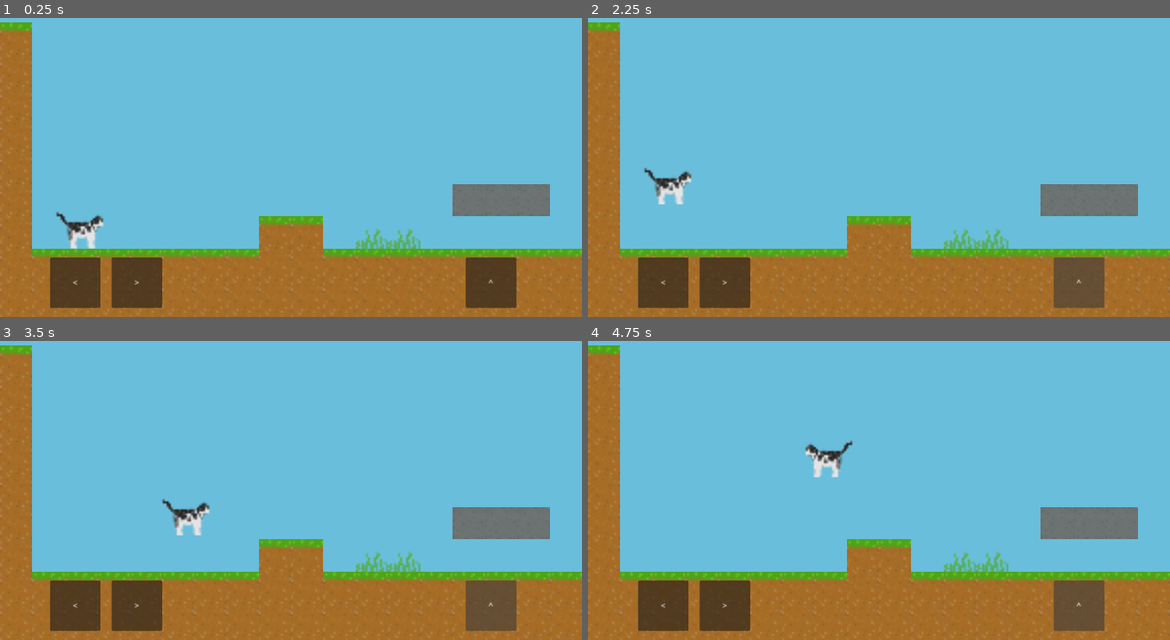
Above: before the commit, frames 1-4 (two rows, left to right).
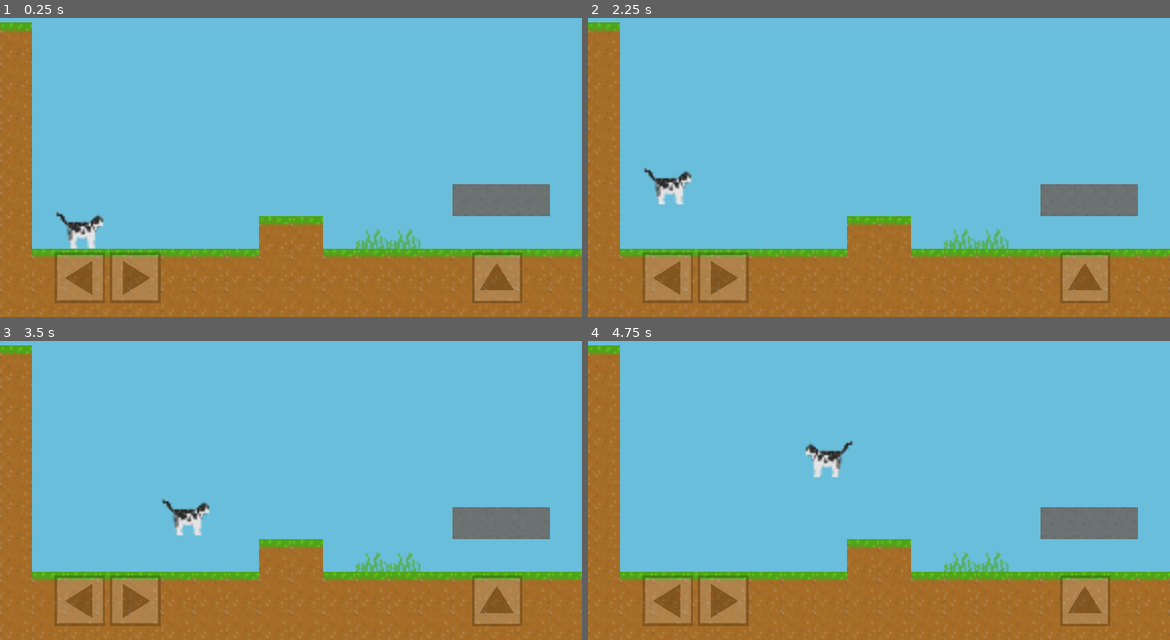
Above: after the commit, the same moments.

Repository: smartshark27/cat-former
Game: Godot game, scene res://scenes/main.tscn
Two runs of this game, one before a commit and one after it. Both use one fixed random seed, a clock stepped at 60 frames per second and the inputs below.
Inputs (mouse positions are in pixels of both pictures, inside the frame that each line leads up to):
- Up to frame 1 (0.25 s): no input
- Up to frame 2 (2.25 s): click (663, 284) at 0.5 s, where only the run before the commit has a clickable "<"; click (727, 284) at 1.25 s, where only the run before the commit has a clickable ">"; click (1076, 284) at 2 s, where only the run before the commit has a clickable "^"
- Up to frame 3 (3.5 s): hold Right (right) from 2.78 s (still down); tap Space (jump) at 2.85, 3.02, 3.32 s
- Up to frame 4 (4.75 s): tap Space (jump) at 3.6, 3.77, 4.07, 4.35 s; release Right (right) at 4.28 s; hold Left (left) from 4.28 s (still down)

The runs differ from the first frame. In frame 1, 5.1% of the frame differs, in the area x 8-90%, y 78-98%; in frame 2, 5.1%; in frame 3, 5.1%; in frame 4, 5.1%.

Commit message:
Fix touch controls

Diff:
--- a/project/project.godot
+++ b/project/project.godot
@@ -24,11 +24,13 @@
 left={
 "deadzone": 0.5,
 "events": [Object(InputEventKey,"resource_local_to_scene":false,"resource_name":"","device":0,"window_id":0,"alt_presse …(194 unchanged characters)…
+, Object(InputEventKey,"resource_local_to_scene":false,"resource_name":"","device":-1,"window_id":0,"alt_pressed":false,"shift_pressed":false,"ctrl_pressed":false,"meta_pressed":false,"pressed":false,"keycode":0,"physical_keycode":65,"key_label":0,"unicode":97,"location":0,"echo":false,"script":null)
 ]
 }
 right={
 "deadzone": 0.5,
 "events": [Object(InputEventKey,"resource_local_to_scene":false,"resource_name":"","device":0,"window_id":0,"alt_presse …(194 unchanged characters)…
+, Object(InputEventKey,"resource_local_to_scene":false,"resource_name":"","device":0,"window_id":0,"alt_pressed":false,"shift_pressed":false,"ctrl_pressed":false,"meta_pressed":false,"pressed":false,"keycode":0,"physical_keycode":68,"key_label":0,"unicode":0,"location":0,"echo":false,"script":null)
 ]
 }
 jump={
@@ -37,6 +39,10 @@
 ]
 }
 
+[input_devices]
+
+pointing/emulate_touch_from_mouse=true
+
 [rendering]
 
 renderer/rendering_method="gl_compatibility"
--- a/project/scenes/main.tscn
+++ b/project/scenes/main.tscn
@@ -1,9 +1,10 @@
-[gd_scene load_steps=12 format=4 uid="uid://c3cptt02ppd05"]
+[gd_scene load_steps=16 format=4 uid="uid://c3cptt02ppd05"]
 
 [ext_resource type="Texture2D" uid="uid://dk6q1tnlp7fmn" path="res://art/Cat_Frames.png" id="1_43pfp"]
 [ext_resource type="Texture2D" uid="uid://byylxrsao6gi4" path="res://art/Tile_Set.png" id="2_0ln7u"]
 [ext_resource type="Script" path="res://scripts/player.gd" id="2_tdud7"]
 [ext_resource type="Script" path="res://scripts/touch_screen_controls.gd" id="4_6xfdp"]
+[ext_resource type="Texture2D" uid="uid://dixgvuly68g38" path="res://art/DirectionalButton.png" id="5_xopyv"]
 
 [sub_resource type="TileSetAtlasSource" id="TileSetAtlasSource_6k5um"]
 texture = ExtResource("2_0ln7u")
@@ -53,6 +54,15 @@
 [sub_resource type="RectangleShape2D" id="RectangleShape2D_t4emr"]
 size = Vector2(64, 63)
 
+[sub_resource type="RectangleShape2D" id="RectangleShape2D_6no27"]
+size = Vector2(100, 100)
+
+[sub_resource type="RectangleShape2D" id="RectangleShape2D_f5xi4"]
+size = Vector2(100, 100)
+
+[sub_resource type="RectangleShape2D" id="RectangleShape2D_exn33"]
+size = Vector2(100, 100)
+
 [node name="Main" type="Node2D"]
 
 [node name="Background" type="ColorRect" parent="."]
@@ -79,35 +89,35 @@
 shape = SubResource("RectangleShape2D_t4emr")
 
 [node name="TouchScreenControls" type="Node2D" parent="."]
+modulate = Color(1, 1, 1, 0.203922)
 script = ExtResource("4_6xfdp")
 
-[node name="LeftButton" type="Button" parent="TouchScreenControls"]
-offset_left = 99.0
-offset_top = 530.0
-offset_right = 199.0
-offset_bottom = 630.0
-focus_mode = 0
-text = "<"
+[node name="LeftButton" type="TouchScreenButton" parent="TouchScreenControls"]
+position = Vector2(108, 520)
+texture_normal = ExtResource("5_xopyv")
+shape = SubResource("RectangleShape2D_6no27")
+passby_press = true
+visibility_mode = 1
 
-[node name="RightButton" type="Button" parent="TouchScreenControls"]
-offset_left = 221.0
-offset_top = 530.0
-offset_right = 321.0
-offset_bottom = 630.0
-focus_mode = 0
-text = ">"
+[node name="RightButton" type="TouchScreenButton" parent="TouchScreenControls"]
+position = Vector2(318, 520)
+scale = Vector2(-1, 1)
+texture_normal = ExtResource("5_xopyv")
+shape = SubResource("RectangleShape2D_f5xi4")
+passby_press = true
+visibility_mode = 1
 
-[node name="JumpButton" type="Button" parent="TouchScreenControls"]
-offset_left = 922.0
-offset_top = 530.0
-offset_right = 1022.0
-offset_bottom = 630.0
-focus_mode = 0
-text = "^"
+[node name="JumpButton" type="TouchScreenButton" parent="TouchScreenControls"]
+position = Vector2(1034, 520)
+rotation = 1.5708
+texture_normal = ExtResource("5_xopyv")
+shape = SubResource("RectangleShape2D_exn33")
+passby_press = true
+visibility_mode = 1
 
-[connection signal="button_down" from="TouchScreenControls/LeftButton" to="TouchScreenControls" method="_on_left_button_button_down"]
-[connection signal="button_up" from="TouchScreenControls/LeftButton" to="TouchScreenControls" method="_on_left_button_button_up"]
-[connection signal="button_down" from="TouchScreenControls/RightButton" to="TouchScreenControls" method="_on_right_button_button_down"]
-[connection signal="button_up" from="TouchScreenControls/RightButton" to="TouchScreenControls" method="_on_right_button_button_up"]
-[connection signal="button_down" from="TouchScreenControls/JumpButton" to="TouchScreenControls" method="_on_jump_button_button_down"]
-[connection signal="button_up" from="TouchScreenControls/JumpButton" to="TouchScreenControls" method="_on_jump_button_button_up"]
+[connection signal="pressed" from="TouchScreenControls/LeftButton" to="TouchScreenControls" method="_on_left_button_pressed"]
+[connection signal="released" from="TouchScreenControls/LeftButton" to="TouchScreenControls" method="_on_left_button_released"]
+[connection signal="pressed" from="TouchScreenControls/RightButton" to="TouchScreenControls" method="_on_right_button_pressed"]
+[connection signal="released" from="TouchScreenControls/RightButton" to="TouchScreenControls" method="_on_right_button_released"]
+[connection signal="pressed" from="TouchScreenControls/JumpButton" to="TouchScreenControls" method="_on_jump_button_pressed"]
+[connection signal="released" from="TouchScreenControls/JumpButton" to="TouchScreenControls" method="_on_jump_button_released"]
--- a/project/scripts/touch_screen_controls.gd
+++ b/project/scripts/touch_screen_controls.gd
@@ -1,31 +1,25 @@
 extends Node2D
 
 
-func _on_left_button_button_down() -> void:
-	print("left down")
+func _on_left_button_pressed() -> void:
 	Input.action_press("left")
 
 
-func _on_left_button_button_up() -> void:
-	print("left up")
+func _on_left_button_released() -> void:
 	Input.action_release("left")
 
 
-func _on_right_button_button_down() -> void:
-	print("right down")
+func _on_right_button_pressed() -> void:
 	Input.action_press("right")
 
 
-func _on_right_button_button_up() -> void:
-	print("right up")
+func _on_right_button_released() -> void:
 	Input.action_release("right")
 
 
-func _on_jump_button_button_down() -> void:
-	print("jump down")
+func _on_jump_button_pressed() -> void:
 	Input.action_press("jump")
 
 
-func _on_jump_button_button_up() -> void:
-	print("jump up")
+func _on_jump_button_released() -> void:
 	Input.action_release("jump")
Binary file added: project/art/DirectionalButton.png
Not shown, added: project/art/DirectionalButton.png.import
Not shown, changed: docs/index.html
Not shown, changed: docs/index.pck
